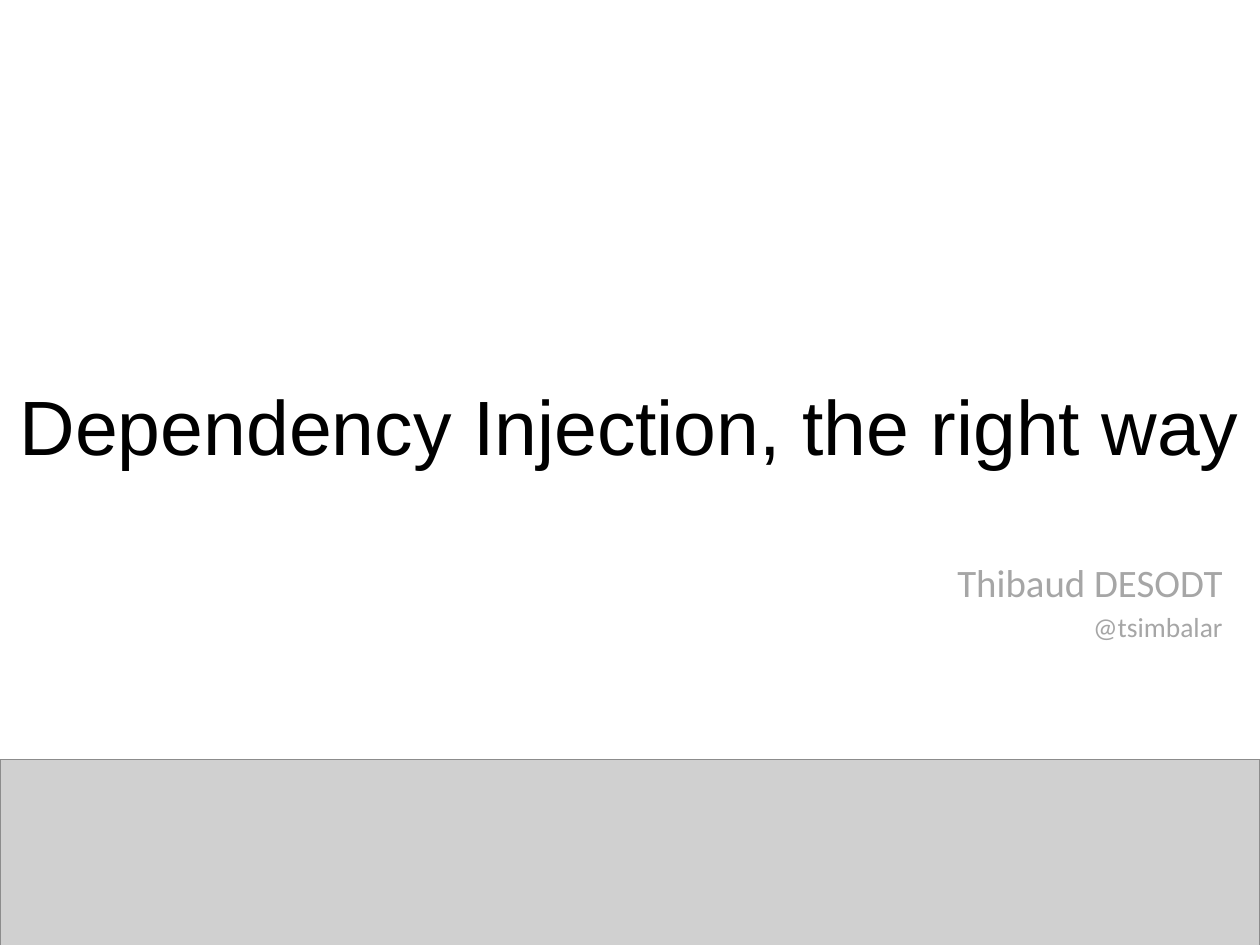
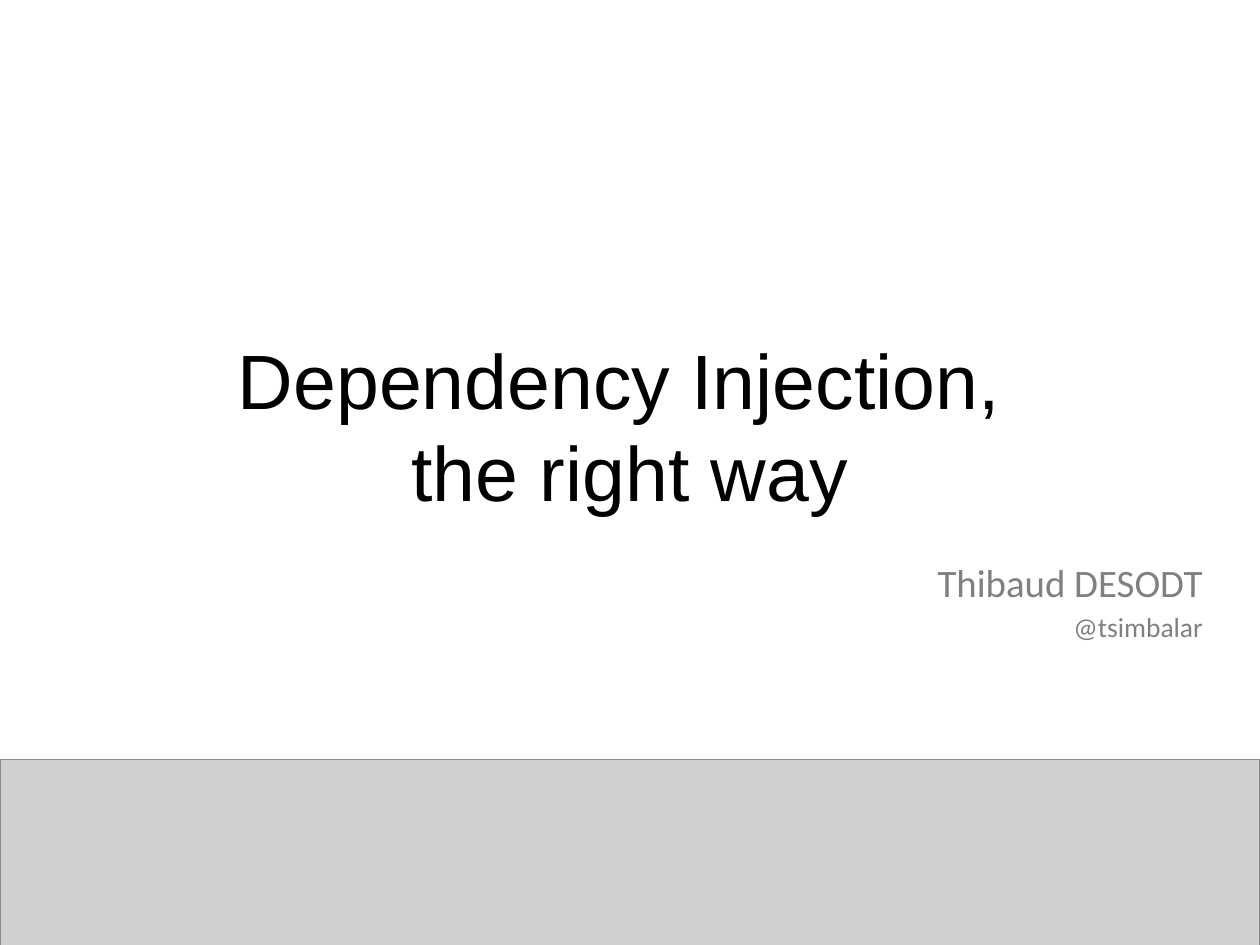
Before and after one commit to tsimbalar/DependencyInjectionTheRightWay, a slide deck: slide 2 of Dependency Injection - the right way.pptx. Drawn at 1260x945 pixels with LibreOffice and Linux fonts; fonts in the diff are those of the drawing; grey boxes stand for pictures. Boxes give left, top, right and bottom in pixels: in the first picture for what was removed or moved away, otherwise in the second. Text is boxed around its words. In the diff, an @@ line names an element or a change of style, - is before the commit and + after.

```diff
--- a/Dependency Injection - the right way.pptx
+++ b/Dependency Injection - the right way.pptx
@@ title "Dependency Injection, the right way" rewrapped from (x1=19, y1=399, x2=1239, y2=470) to (x1=238, y1=353, x2=1000, y2=516) @@
@@ subtitle "Thibaud DESODT" moved from (x1=957, y1=570, x2=1222, y2=640) to (x1=938, y1=570, x2=1202, y2=640) @@
@@ subtitle "Thibaud DESODT" at (x1=938, y1=570, x2=1202, y2=640): text colour #A6A6A6 to #808080 @@
```
Also in this commit, not shown: 2 other slides changed, 4 slides added, 1 slide removed.
